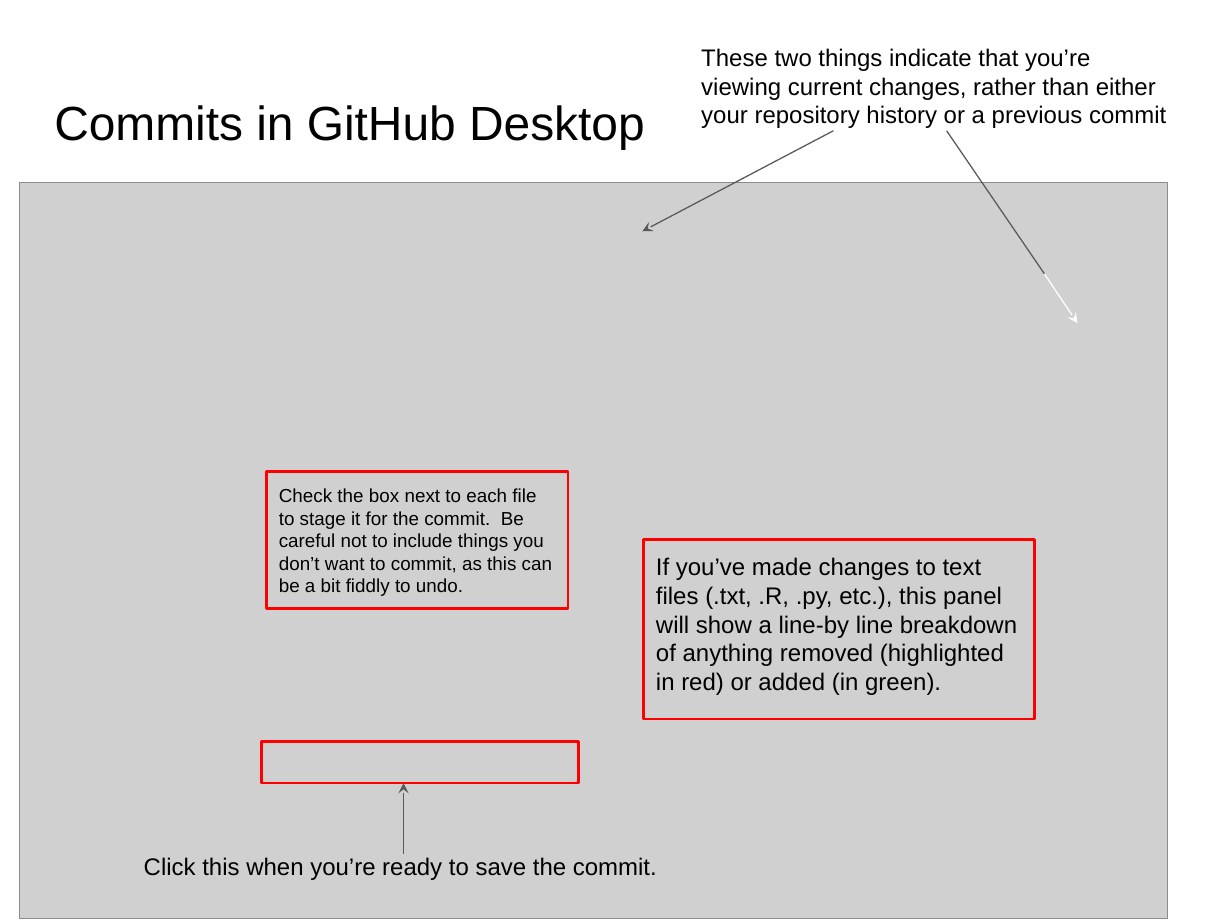
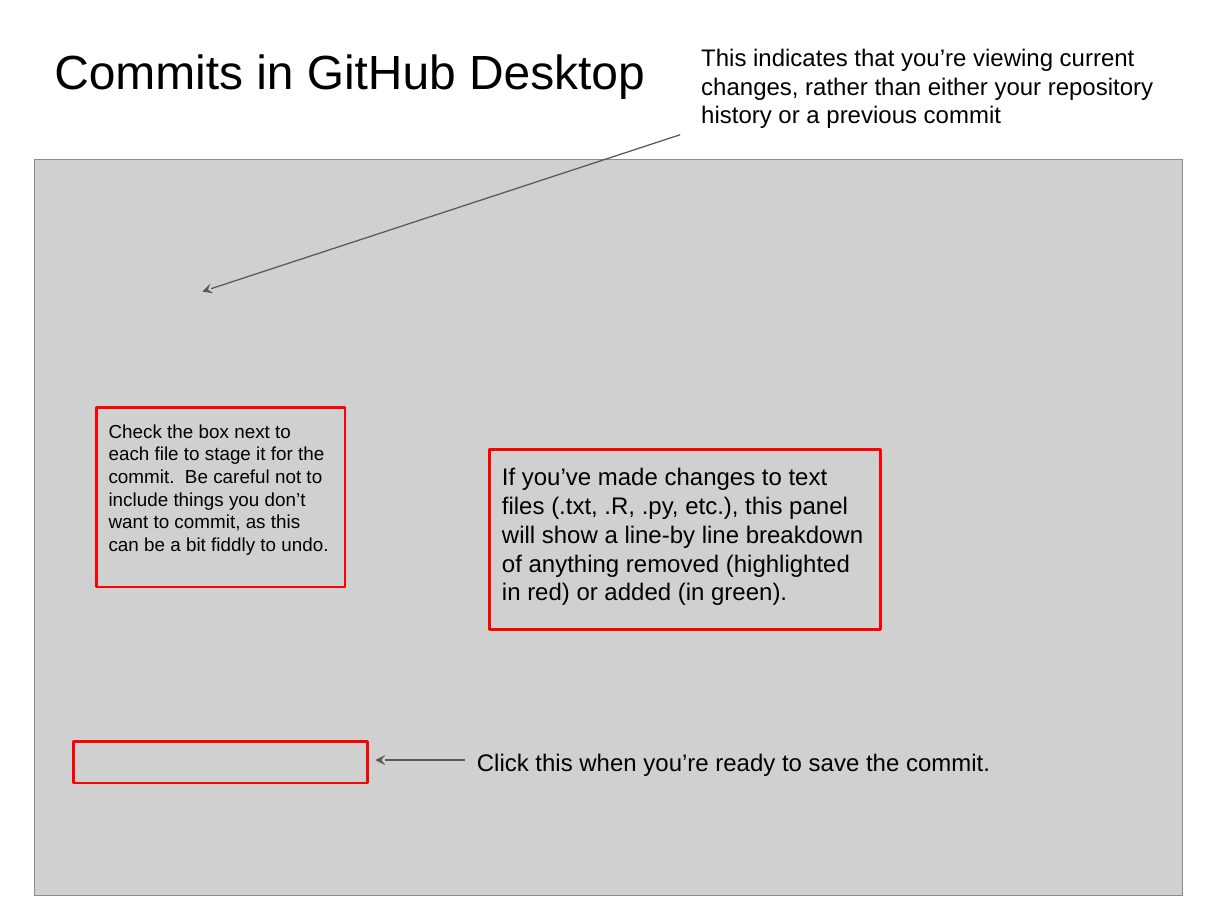
Before and after one commit to flyconnectome/coding-club, a slide deck: slide 14 of Git and GitHub.pptx. Drawn at 1232x924 pixels with LibreOffice and Linux fonts; fonts in the diff are those of the drawing; grey boxes stand for pictures. Boxes give left, top, right and bottom in pixels: in the first picture for what was removed or moved away, otherwise in the second. Text is boxed around its words. In the diff, an @@ line names an element or a change of style, - is before the commit and + after.

```diff
--- a/Git and GitHub.pptx
+++ b/Git and GitHub.pptx
@@ title "Commits in GitHub Desktop": place and size @@
-title "Commits in GitHub Desktop" at (54,105,645,149)
+title "Commits in GitHub Desktop" at (54,54,645,98)
@@ text at (701,48,1153,128): text changed @@
-These two things indicate that you’re viewing current changes, rather than either your repository history or a previous commit
+This indicates that you’re viewing current changes, rather than either your repository history or a previous commit
@@ arrow added from (680, 134) to (202, 292), #595959 0.75 pt @@
@@ arrow removed from (834, 131) to (642, 232) @@
@@ line removed from (1045, 274) to (946, 131) @@
@@ picture: place and size @@
-picture at (20,182,1168,918)
+picture at (34,160,1183,896)
@@ arrow removed from (1045, 274) to (1078, 323) @@
@@ rectangle "Check the box next to ...": place and size @@
-rectangle "Check the box next to ..." at (266,472,568,609)
+rectangle "Check the box next to ..." at (96,408,345,588)
@@ rectangle "If you’ve made changes to ...": place and size @@
-rectangle "If you’ve made changes to ..." at (643,540,1034,719)
+rectangle "If you’ve made changes to ..." at (489,450,880,630)
@@ rectangle: place and size @@
-rectangle at (261,742,578,784)
+rectangle at (74,742,368,784)
@@ text "Click this when you’re ready ...": place and size @@
-text "Click this when you’re ready ..." at (144,857,657,880)
+text "Click this when you’re ready ..." at (477,753,990,776)
@@ arrow moved from (404, 854) - (404, 784) to (464, 760) - (376, 760) @@
```
Also in this commit, not shown: 8 other slides changed, 6 slides added, 4 slides removed.
